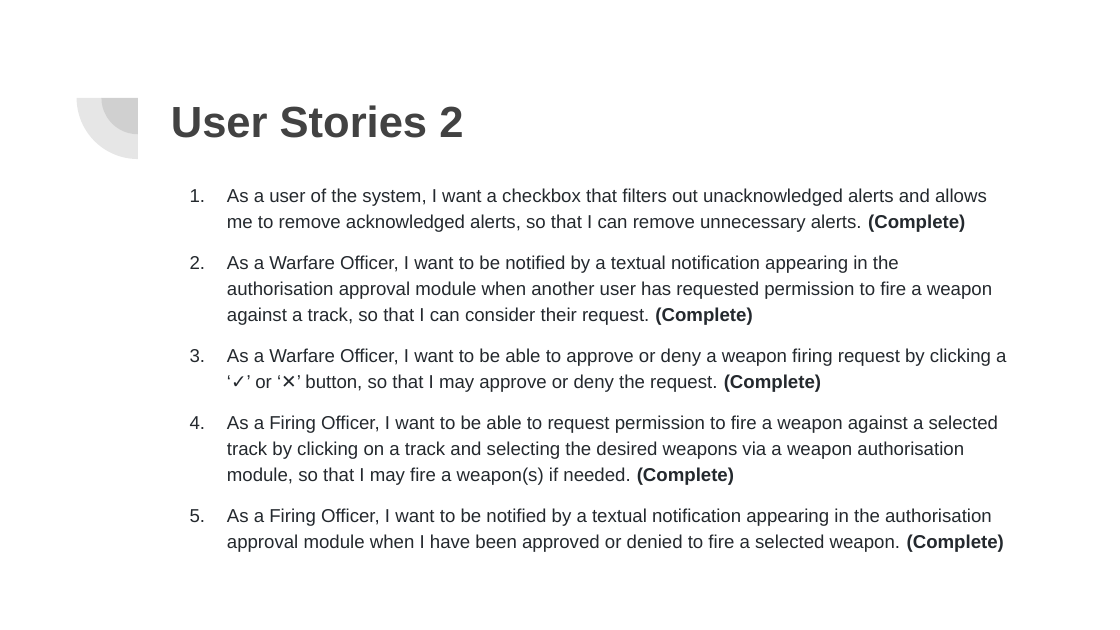
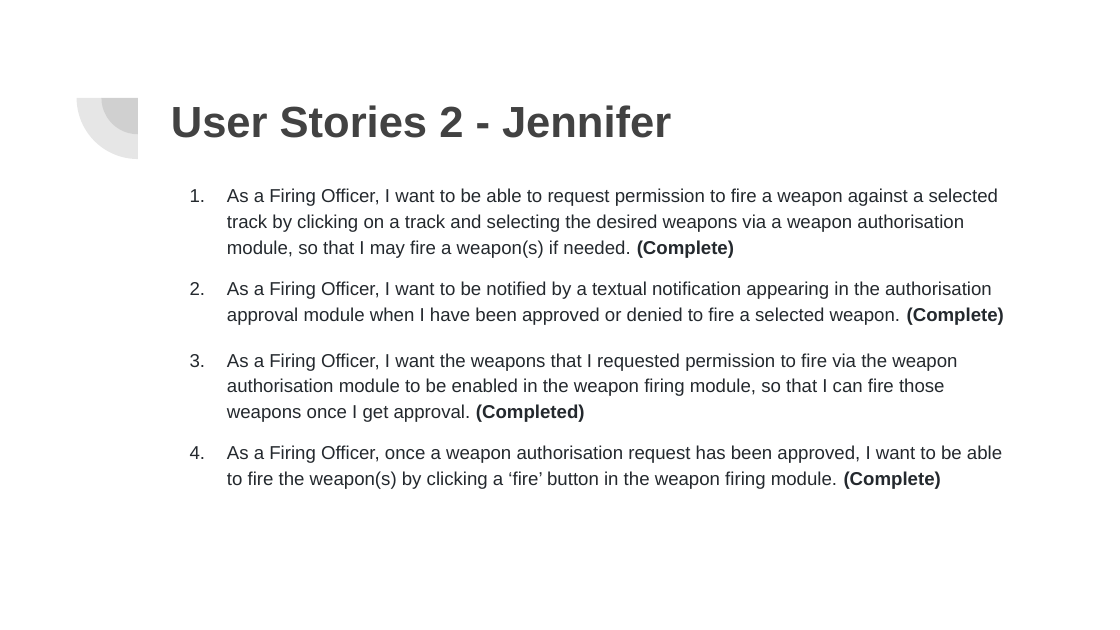
Before and after one commit to jenniferhuynhh/Honours-Project-2019, a slide deck: slide 4 of sem2/Client Meeting Slides/SERP Sem2 Meeting 3.pptx. Drawn at 1120x630 pixels with LibreOffice and Linux fonts; fonts in the diff are those of the drawing. Boxes give left, top, right and bottom in pixels: in the first picture for what was removed or moved away, otherwise in the second. Text is boxed around its words. In the diff, an @@ line names an element or a change of style, - is before the commit and + after.

```diff
--- a/sem2/Client Meeting Slides/SERP Sem2 Meeting 3.pptx
+++ b/sem2/Client Meeting Slides/SERP Sem2 Meeting 3.pptx
@@ title at (171, 105, 671, 138): text changed @@
-User Stories 2
+User Stories 2 - Jennifer
@@ text at (227, 188, 1006, 392): paragraphs removed @@
-1. As a user of the system, I want a checkbox that filters out unacknowledged alerts and allows me to remove acknowledged alerts, so that I can remove unnecessary alerts. (Complete)
-2. As a Warfare Officer, I want to be notified by a textual notification appearing in the authorisation approval module when another user has requested permission to fire a weapon against a track, so that I can consider their request. (Complete)
-3. As a Warfare Officer, I want to be able to approve or deny a weapon firing request by clicking a ‘✓’ or ‘✕’ button, so that I may approve or deny the request. (Complete)
@@ text at (227, 353, 1002, 489): paragraphs added @@
+3. As a Firing Officer, I want the weapons that I requested permission to fire via the weapon authorisation module to be enabled in the weapon firing module, so that I can fire those weapons once I get approval. (Completed)
+4. As a Firing Officer, once a weapon authorisation request has been approved, I want to be able to fire the weapon(s) by clicking a ‘fire’ button in the weapon firing module. (Complete)
```
Also in this commit, not shown: 2 other slides changed.
